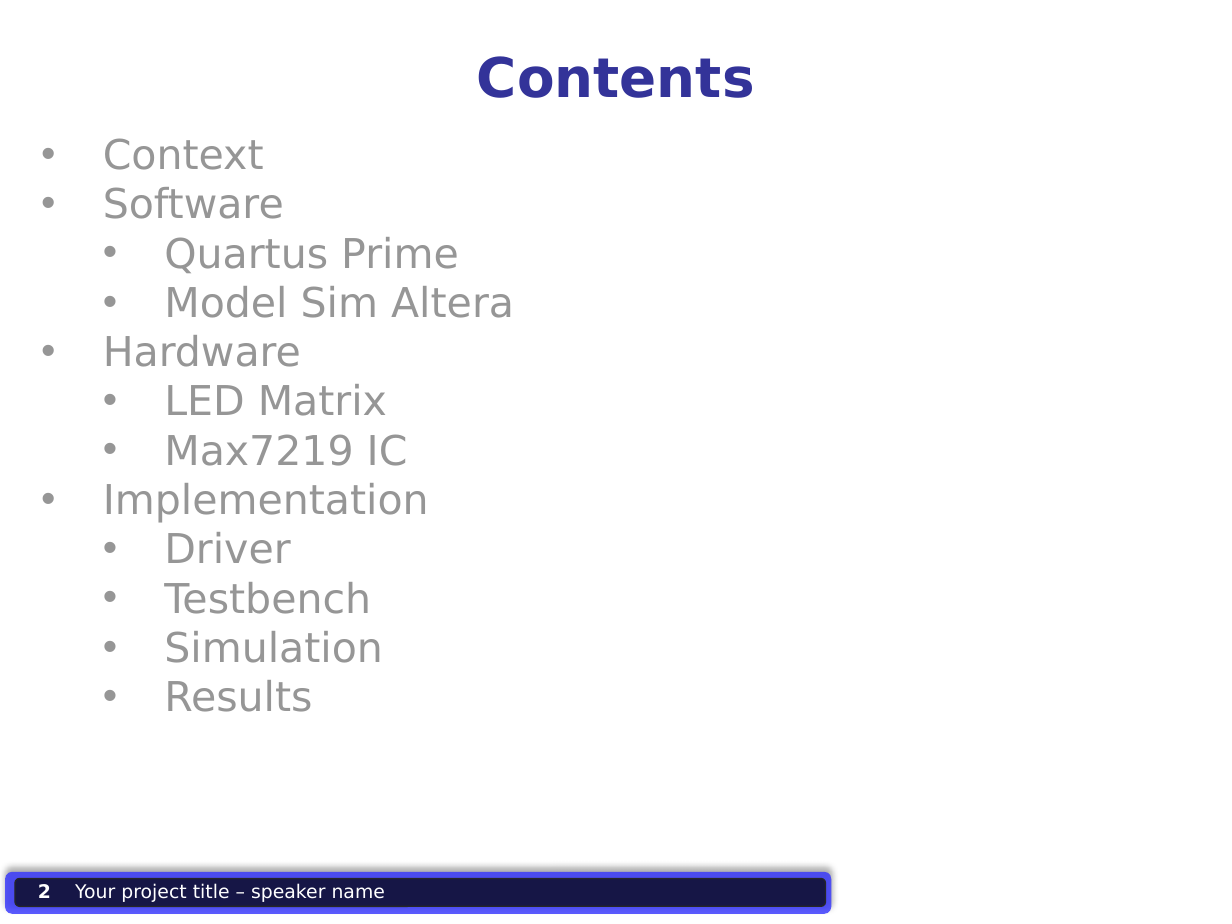
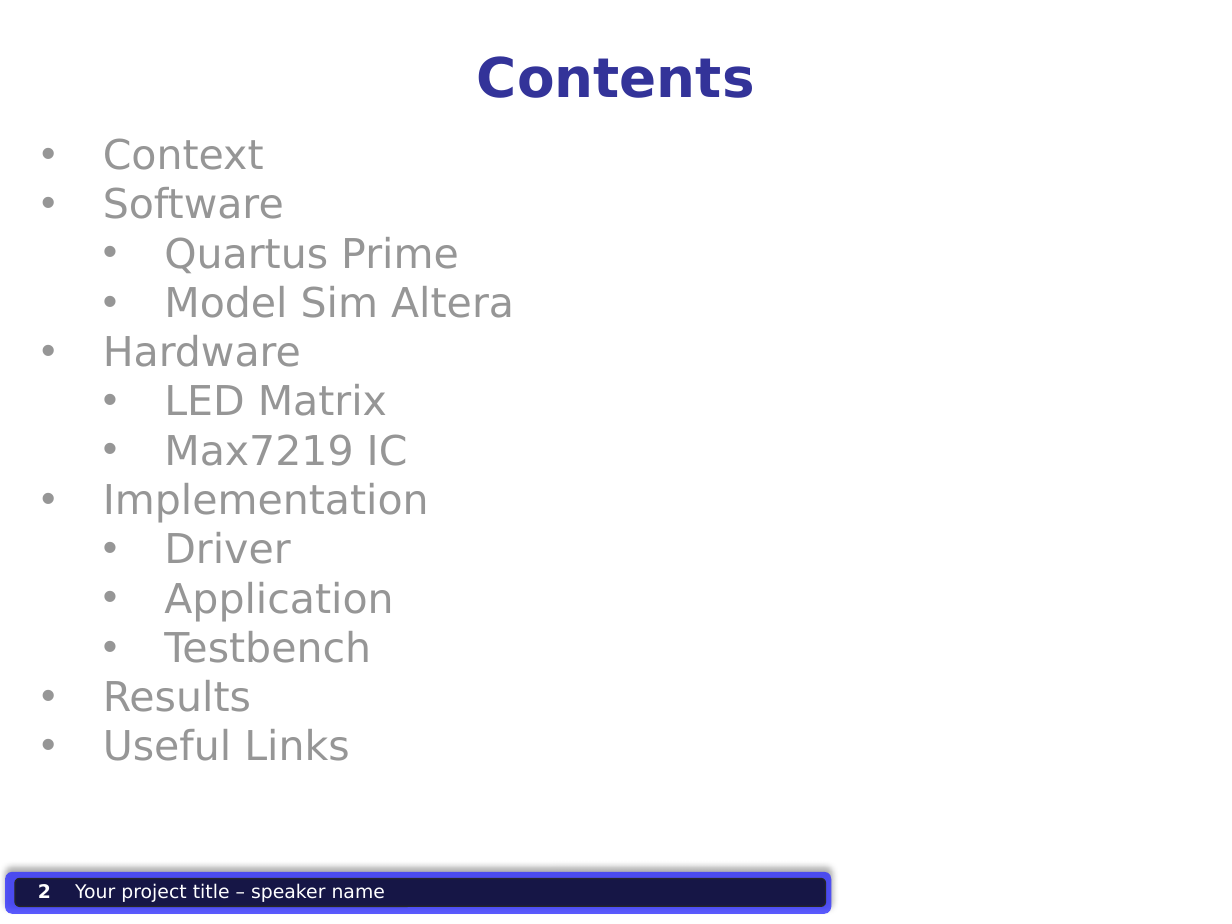
Before and after one commit to CharlyTQ/Max7219_Tutorial_FPGA, a slide deck: slide 2 of Presentation_LEDMatrix.pptx. Drawn at 1232x924 pixels with LibreOffice and Linux fonts; fonts in the diff are those of the drawing; background and template pictures are left out. Boxes give left, top, right and bottom in pixels: in the first picture for what was removed or moved away, otherwise in the second. Text is boxed around its words. In the diff, an @@ line names an element or a change of style, - is before the commit and + after.

```diff
--- a/Presentation_LEDMatrix.pptx
+++ b/Presentation_LEDMatrix.pptx
@@ text at (164, 582, 393, 622): paragraph added @@
+  • Application
@@ text at (164, 631, 383, 663): paragraph removed @@
-  • Simulation
@@ text at (103, 680, 251, 712): list level 2 to 1 in "Results" @@
@@ text at (103, 729, 349, 761): paragraph added @@
+• Useful Links
```
Also in this commit, not shown: 4 other slides changed, 1 slide added, 1 other file.
